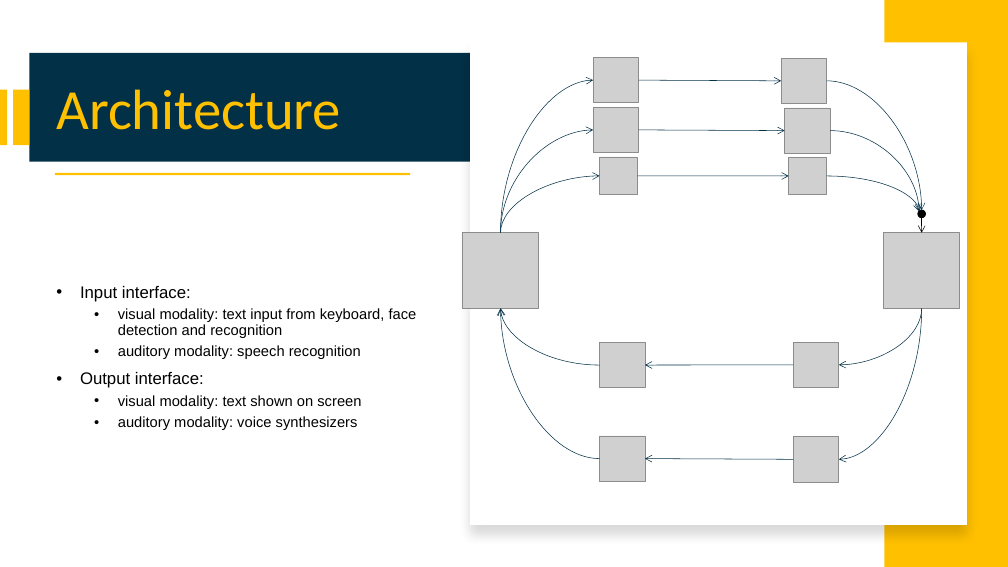
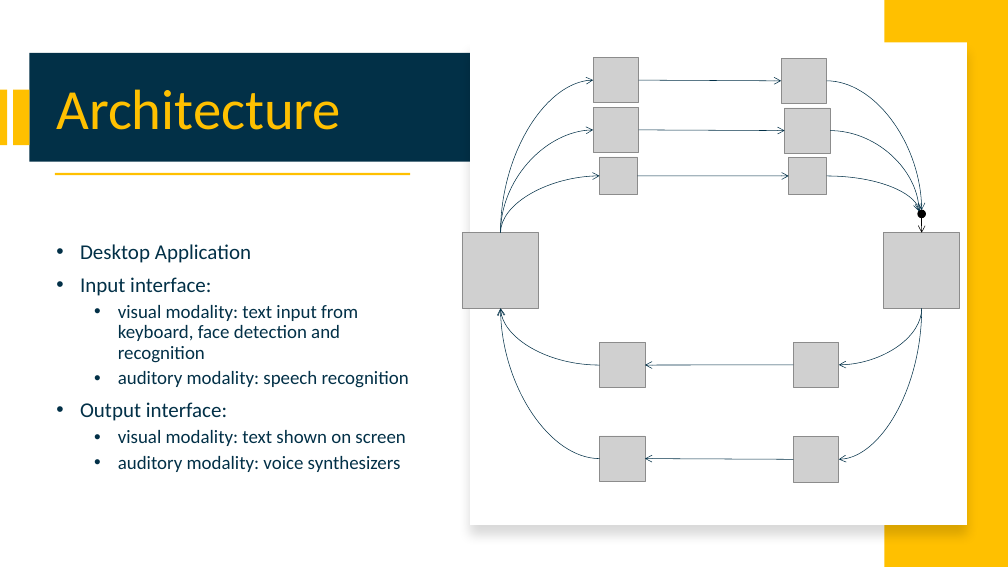
Before and after one commit to attennig/MultimodalMultiuserHomeAssistant, a slide deck: slide 5 of Multimodal personalized multiuser Home Assistant.pptx. Drawn at 1008x567 pixels with LibreOffice and Linux fonts; fonts in the diff are those of the drawing; grey boxes stand for pictures. Boxes give left, top, right and bottom in pixels: in the first picture for what was removed or moved away, otherwise in the second. Text is boxed around its words. In the diff, an @@ line names an element or a change of style, - is before the commit and + after.

```diff
--- a/Multimodal personalized multiuser Home Assistant.pptx
+++ b/Multimodal personalized multiuser Home Assistant.pptx
@@ text at (80, 244, 251, 263): paragraph added @@
+• Desktop Application
@@ text at (80, 277, 409, 472): size 16 to 20 pt in "Input interface:", "Output interface:"; font Arial to Calibri, text colour #000000 to #023047; size 14 to 18 pt in "visual modality: text input from keyboard, face ...", "auditory modality: speech recognition", "visual modality: text shown on screen", "auditory modality: voice synthesizers" @@
```
Also in this commit, not shown: 12 other slides changed, 4 slides added, 6 slides removed, 1 other file.
